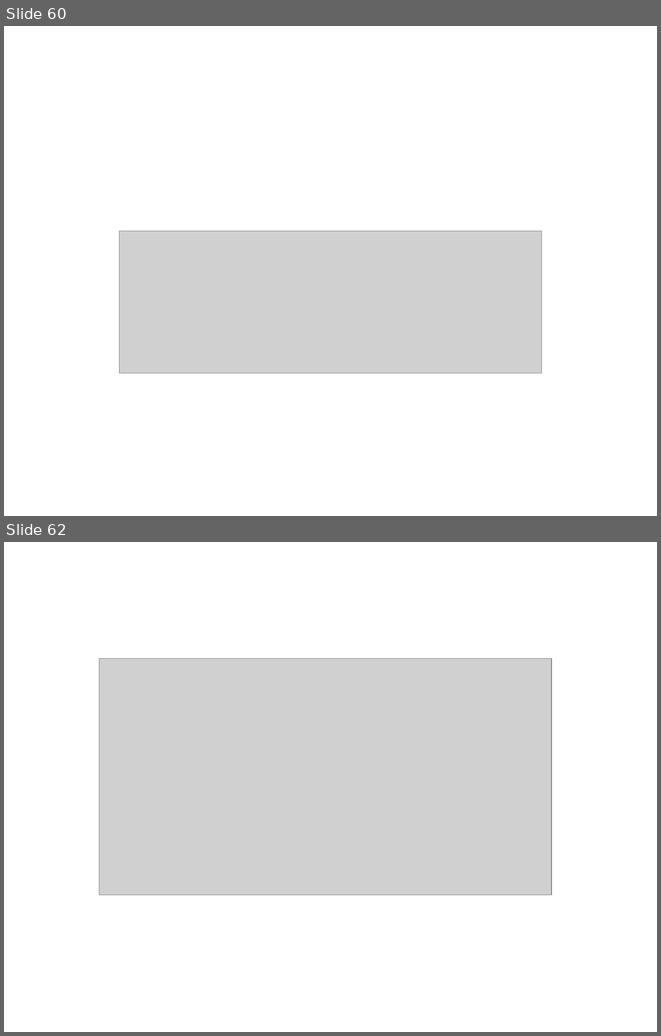
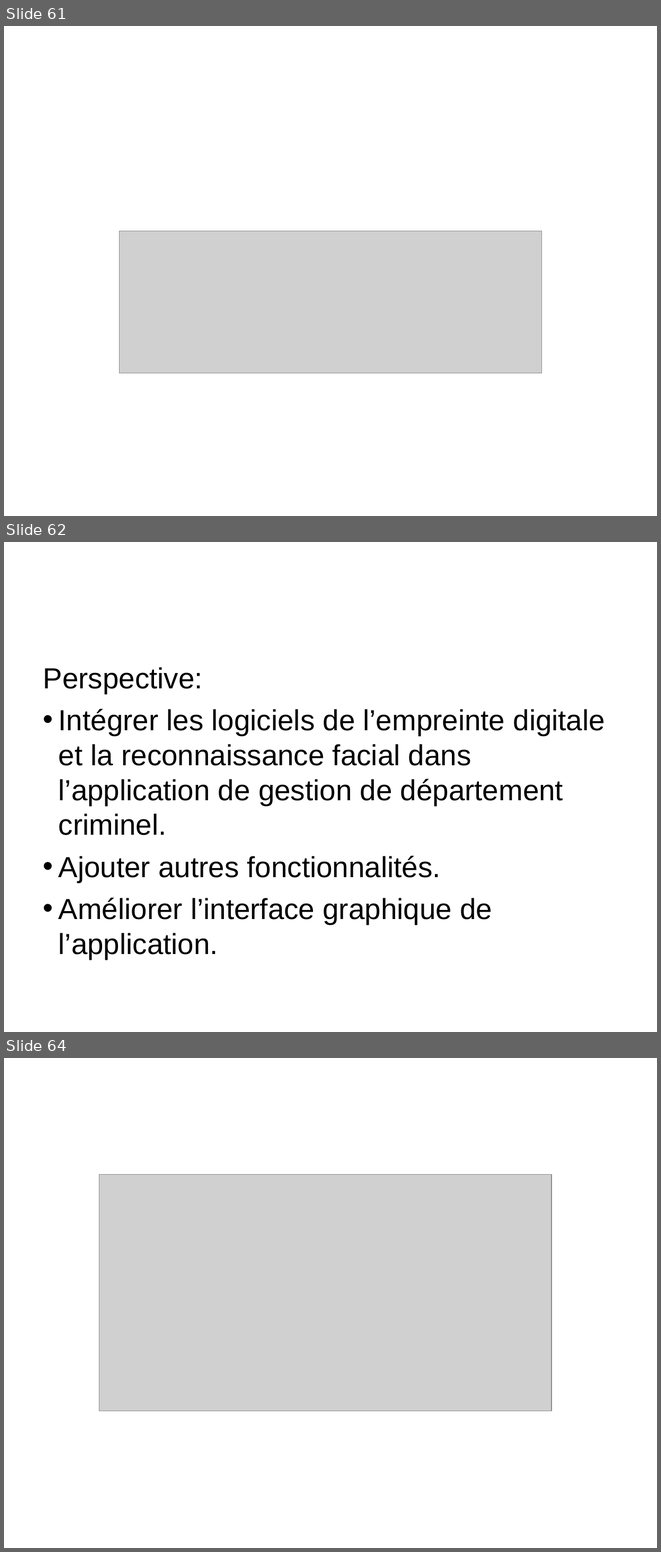
Before and after one commit to HabibAroua/Criminel_dep, a slide deck: documentation/presentation/P1/2734.ppt. Shown one above the other, each under a label of ours: slides 60 and 62 before the commit, slides 61, 62 and 64 after it; the slides between them are not shown. The pictures are 661x1036 and 661x1552 pixels, drawn with LibreOffice and Linux fonts; fonts in the diff are those of the drawing; grey boxes stand for pictures; background and template pictures are left out. Boxes give left, top, right and bottom in pixels: in the first picture for what was removed or moved away, otherwise in the second. Text is boxed around its words. In the diff, an @@ line names an element or a change of style, - is before the commit and + after.

```diff
--- a/documentation/presentation/P1/2734.ppt
+++ b/documentation/presentation/P1/2734.ppt
@@ slide 62 added at <box>4,542,657,1032</box>, background picture (left out) @@
@@ text added at <box>43,667,605,959</box>, 32 pt, text #000000 @@
+Perspective:
+• Intégrer les logiciels de l’empreinte digitale et la reconnaissance facial dans l’application de gestion de département criminel.
+• Ajouter autres fonctionnalités.
+• Améliorer l’interface graphique de l’application.
@@ what was slide 60 is now slide 61 @@
@@ what was slide 62 is now slide 64 @@
```
Also in this commit, not shown: 2 slides changed, 3 other slides added, 2 slides removed, 1 other file.
